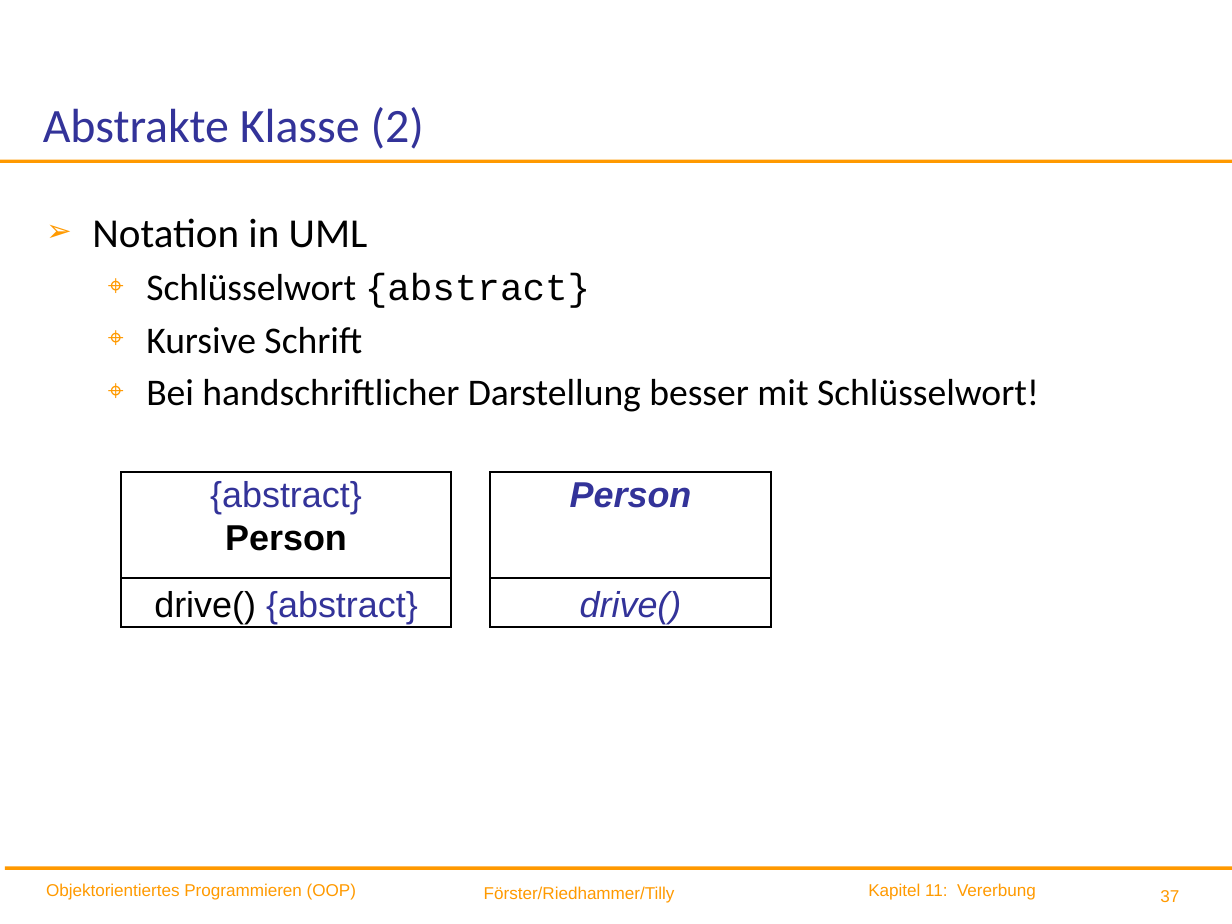
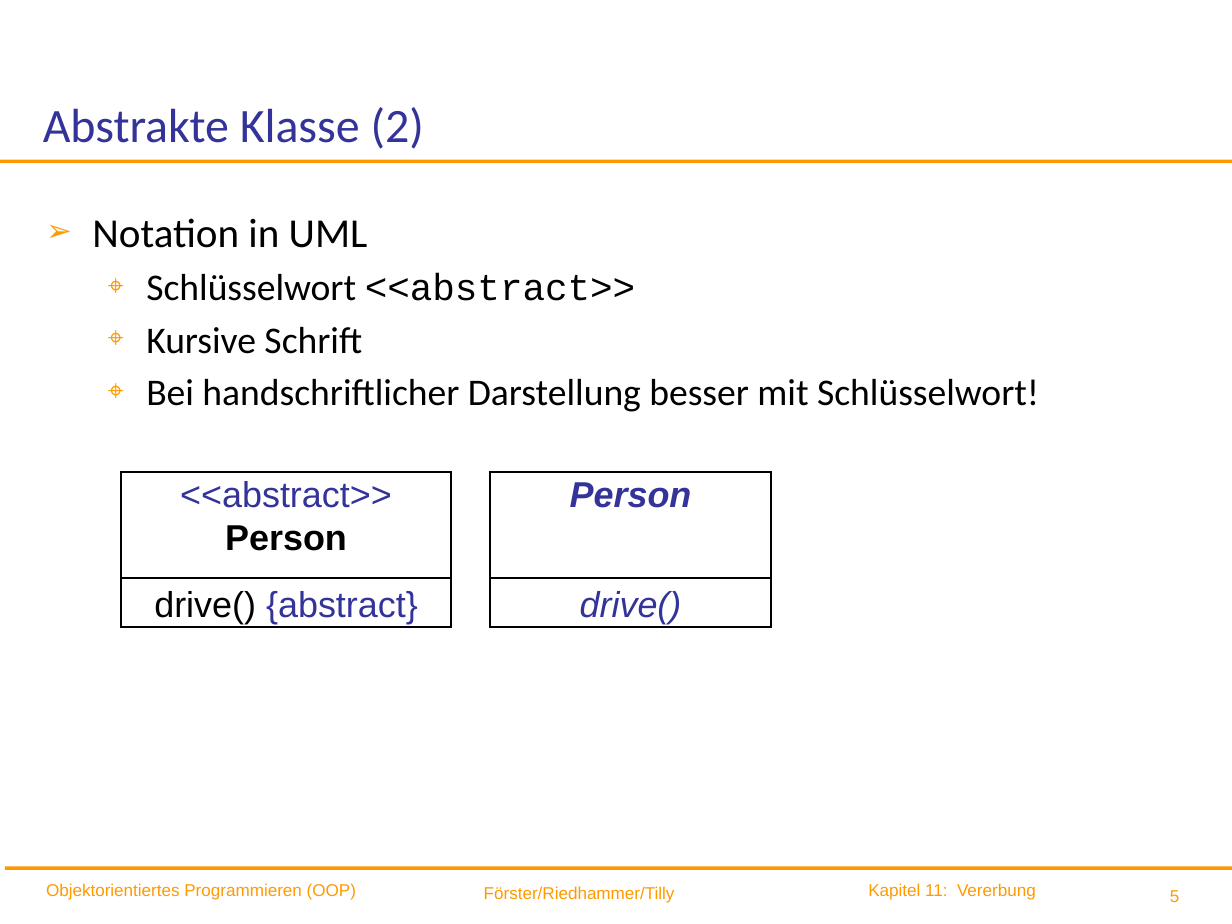
Before and after one commit to ingexue/hsro-wif-oop.github.io, a slide deck: slide 5 of 11-vererbung/vererbung.pptx (slide 37 before the commit). Drawn at 1232x924 pixels with LibreOffice and Linux fonts; fonts in the diff are those of the drawing; background and template pictures are left out. Boxes give left, top, right and bottom in pixels: in the first picture for what was removed or moved away, otherwise in the second. Text is boxed around its words. In the diff, an @@ line names an element or a change of style, - is before the commit and + after.

```diff
--- a/11-vererbung/vererbung.pptx
+++ b/11-vererbung/vererbung.pptx
@@ text at [146, 273, 636, 301]: text changed @@
-  ⌖ Schlüsselwort {abstract}
+  ⌖ Schlüsselwort <<abstract>>
@@ text in rectangle at [180, 481, 392, 508]: text changed @@
-{abstract}
+<<abstract>>
@@ page number at [1170, 890, 1180, 902]: text changed @@
-37
+5
```
Also in this commit, not shown: 10 other slides changed, 11 slides added, 34 slides removed, 11 other files.
